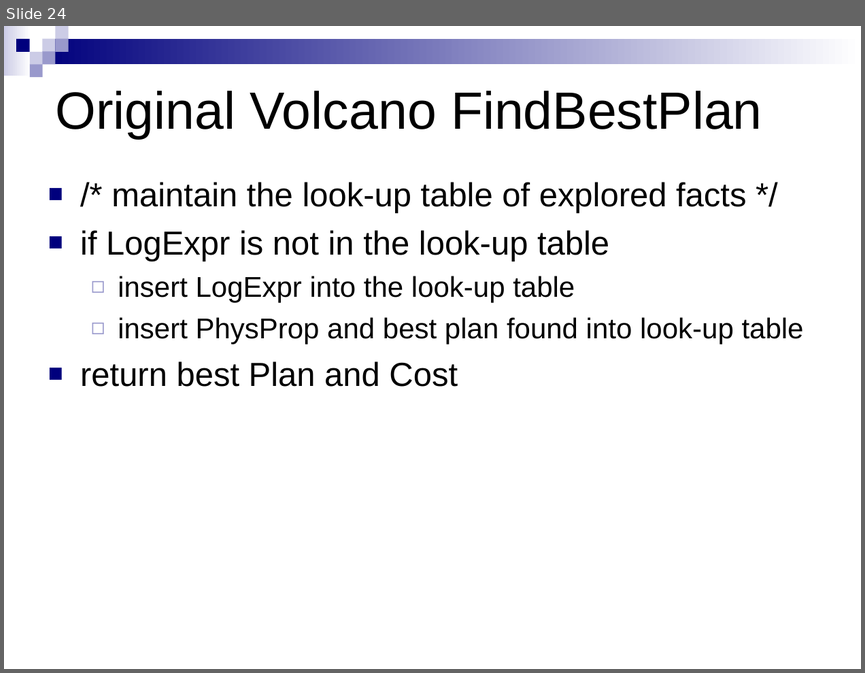
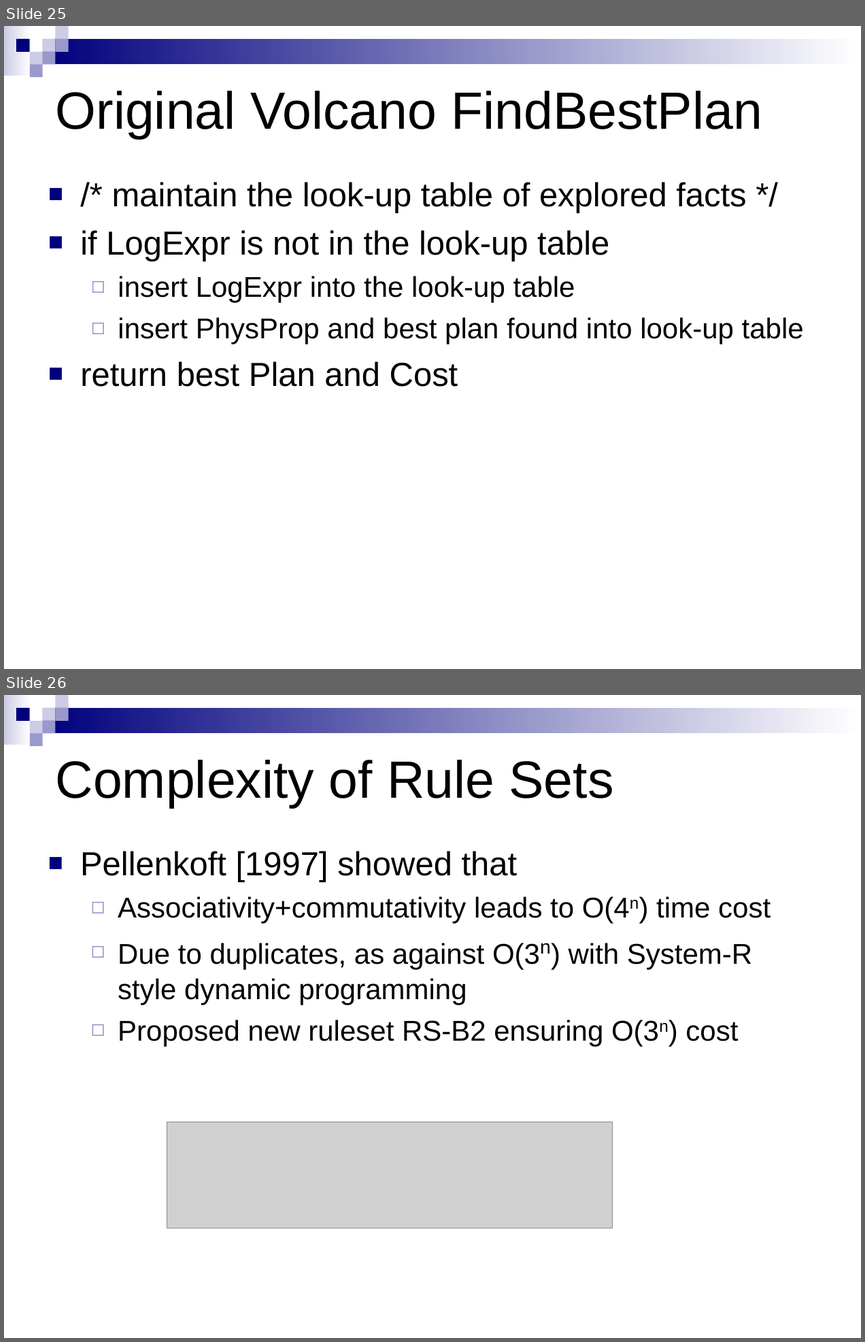
Before and after one commit to sungsoo/sungsoo.github.io, a slide deck: articles/VolcanoOptimizer.ppt. Shown one above the other, each under a label of ours: slide 24 before the commit, slides 25 and 26 after it. The pictures are 865x673 and 865x1342 pixels, drawn with LibreOffice and Linux fonts; fonts in the diff are those of the drawing; grey boxes stand for pictures. Boxes give left, top, right and bottom in pixels: in the first picture for what was removed or moved away, otherwise in the second. Text is boxed around its words. In the diff, an @@ line names an element or a change of style, - is before the commit and + after.

```diff
--- a/articles/VolcanoOptimizer.ppt
+++ b/articles/VolcanoOptimizer.ppt
@@ slide 26 added at bbox=[4, 695, 861, 1338], background #FFFFFF; not listed: 9 template elements that a slide beside it also shows @@
@@ title added at bbox=[56, 760, 614, 808], 44 pt, text #000000 @@
+Complexity of Rule Sets
@@ text added at bbox=[80, 851, 770, 1046], 24 pt, text #000000 @@
+■ Pellenkoft [1997] showed that
+  ◻ Associativity+commutativity leads to O(4n) time cost
+  ◻ Due to duplicates, as against O(3n) with System-R style dynamic programming
+  ◻ Proposed new ruleset RS-B2 ensuring O(3n) cost
@@ picture added at bbox=[167, 1121, 613, 1228] @@
@@ what was slide 24 is now slide 25 @@
```
Also in this commit, not shown: 1 slide changed, 6 other slides added, 5 other files.
